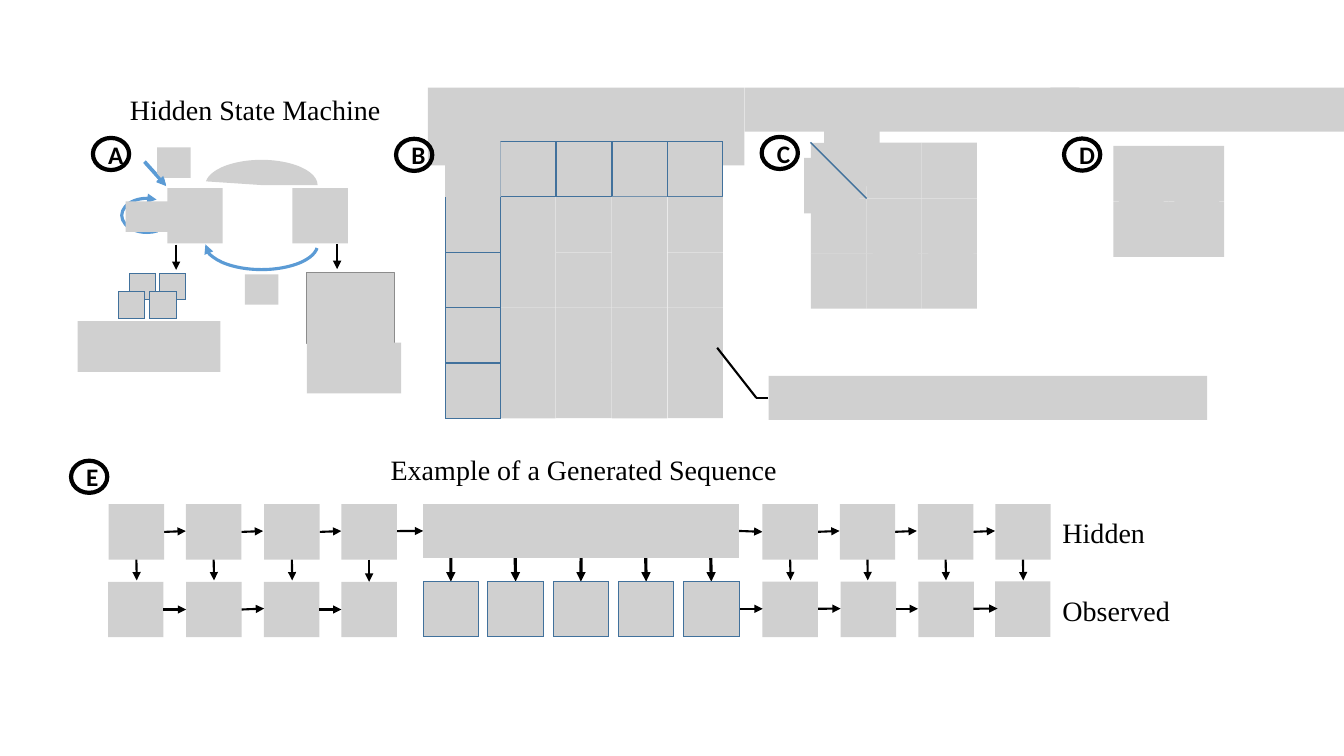
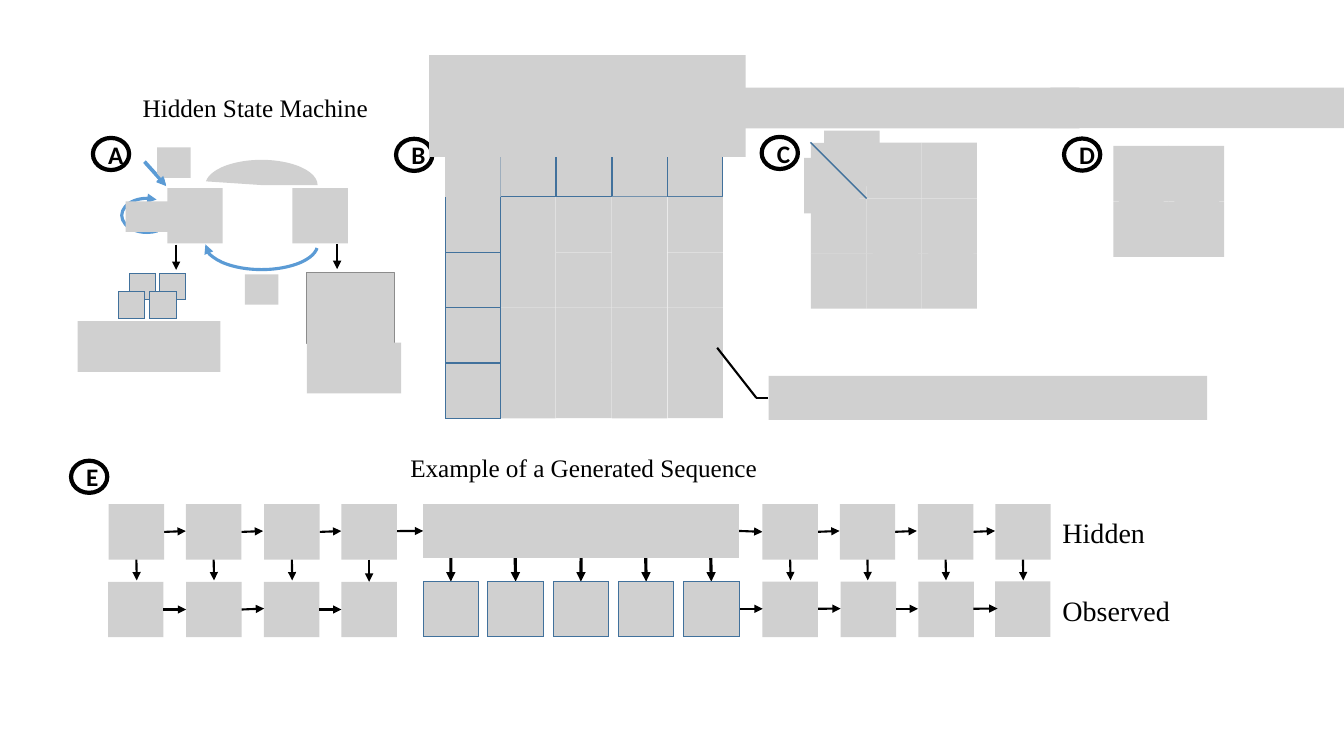
Before and after one commit to David-Taub/HOP-HMM, a slide deck: slide 6 of Help/Figures1.pptx. Drawn at 1344x756 pixels with LibreOffice and Linux fonts; fonts in the diff are those of the drawing; grey boxes stand for pictures. Boxes give left, top, right and bottom in pixels: in the first picture for what was removed or moved away, otherwise in the second. Text is boxed around its words. In the diff, an @@ line names an element or a change of style, - is before the commit and + after.

```diff
--- a/Help/Figures1.pptx
+++ b/Help/Figures1.pptx
@@ picture resized from (x1=429, y1=88, x2=745, y2=165) to (x1=430, y1=55, x2=746, y2=157) @@
@@ text "Hidden State Machine" at (x1=143, y1=99, x2=368, y2=118): size 20 to 18 pt @@
@@ picture resized from (x1=745, y1=88, x2=1080, y2=132) to (x1=745, y1=88, x2=1080, y2=128) @@
@@ picture resized from (x1=1051, y1=88, x2=1344, y2=132) to (x1=1051, y1=88, x2=1344, y2=128) @@
@@ text "Example of a Generated Sequence" at (x1=410, y1=459, x2=756, y2=483): size 20 to 18 pt @@
```
Also in this commit, not shown: 4 other slides changed, 8 other files.
